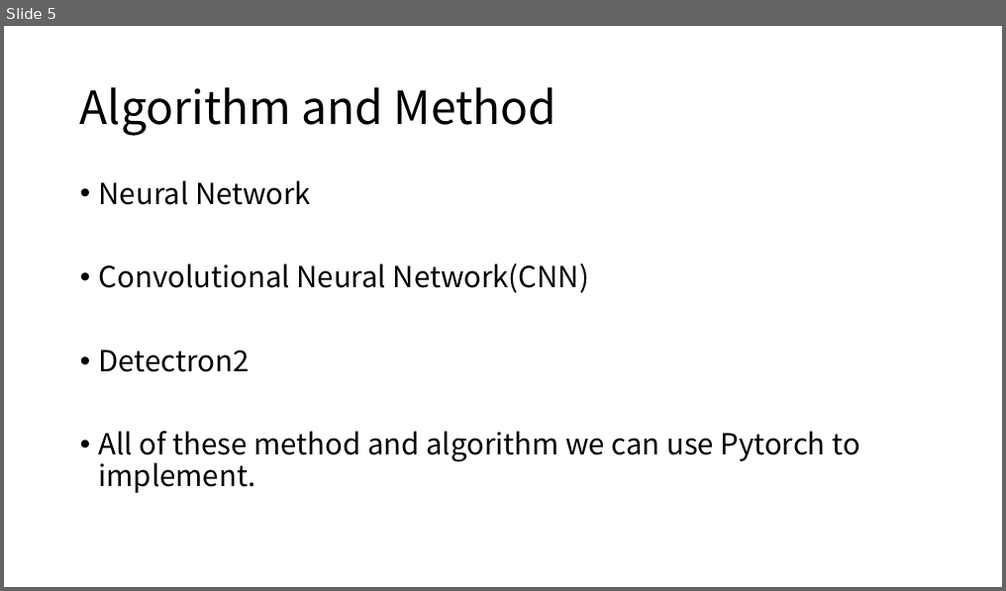
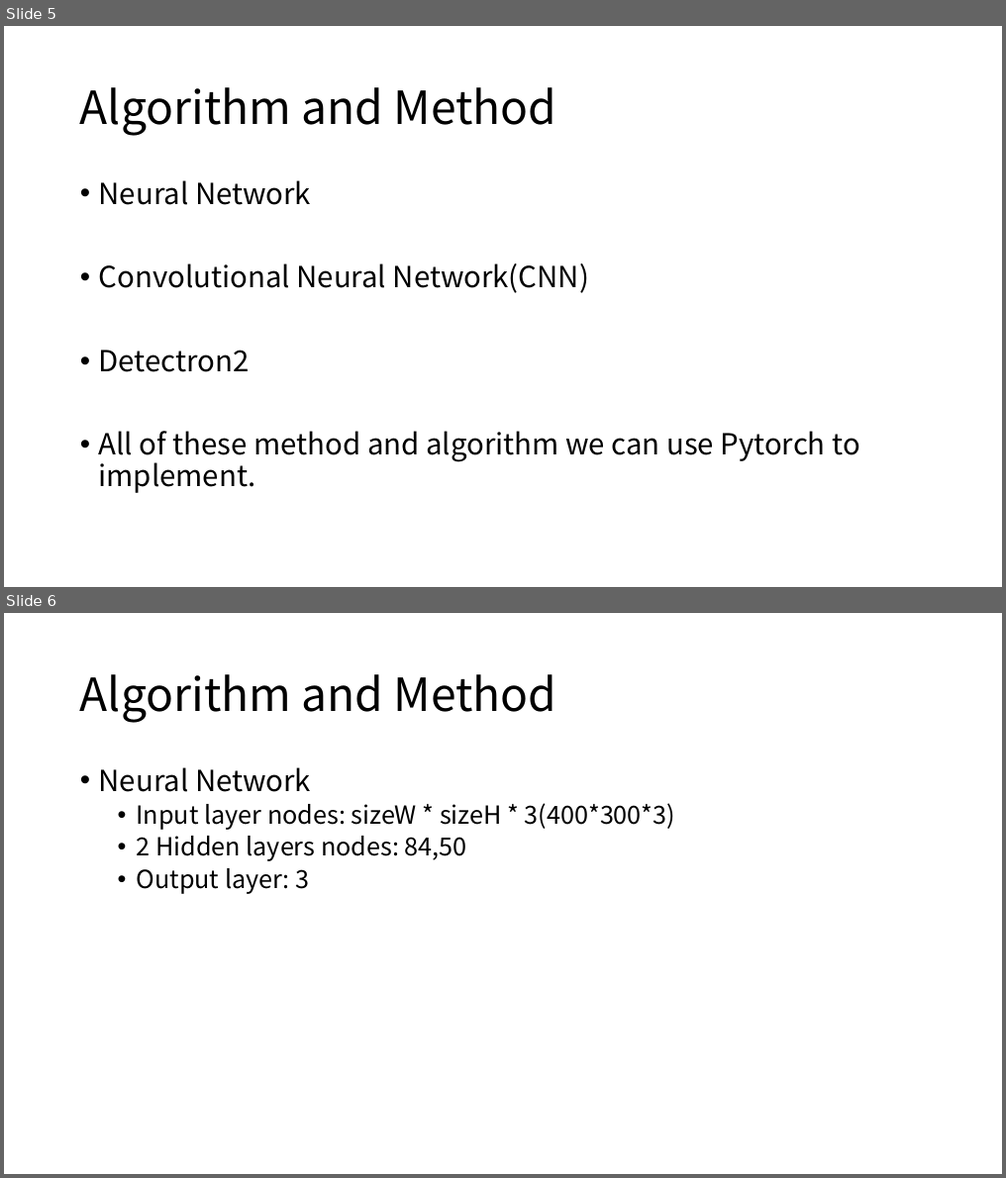
Before and after one commit to ck0121/Flag-Classification, a slide deck: Presentation.pptx. Shown one above the other, each under a label of ours: slide 5 before the commit, slides 5 and 6 after it. The pictures are 1006x591 and 1006x1178 pixels, drawn with LibreOffice and Linux fonts; fonts in the diff are those of the drawing. Boxes give left, top, right and bottom in pixels: in the first picture for what was removed or moved away, otherwise in the second. Text is boxed around its words. In the diff, an @@ line names an element or a change of style, - is before the commit and + after.

```diff
--- a/Presentation.pptx
+++ b/Presentation.pptx
@@ slide 6 added at bbox=[4, 613, 1002, 1174], background #FFFFFF @@
@@ title added at bbox=[80, 674, 557, 723], 44 pt, text #000000 @@
+Algorithm and Method
@@ text added at bbox=[99, 767, 675, 894], 24 pt, text #000000 @@
+• Neural Network
+  • Input layer nodes: sizeW * sizeH * 3(400*300*3)
+  • 2 Hidden layers nodes: 84,50
+  • Output layer: 3
```
Also in this commit, not shown: 1 slide changed, 1 other slide added, 11 other files.
